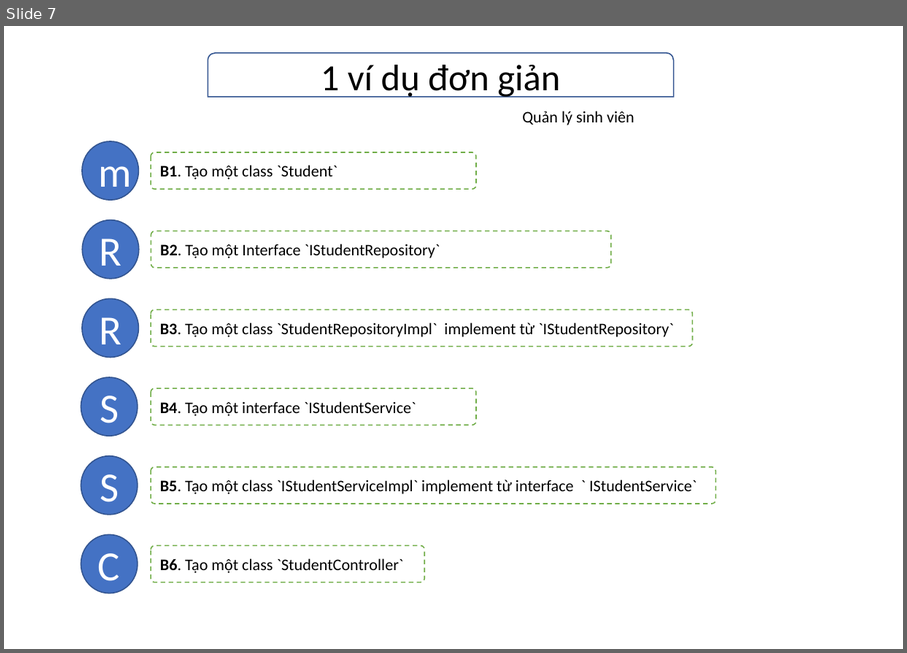
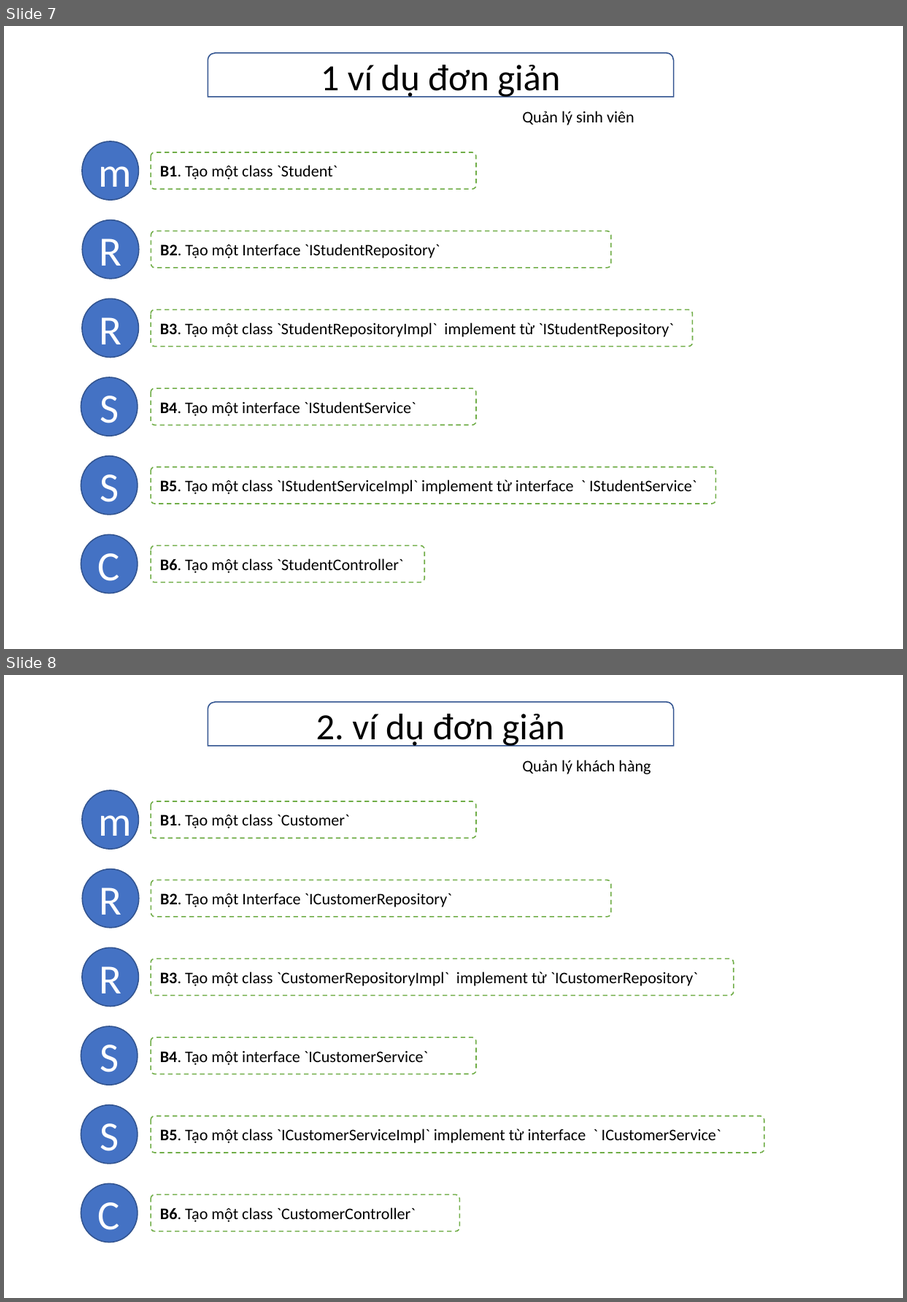
Before and after one commit to thanhviet05x1d/c0523g1_nguyen_thanh_viet_module2, a slide deck: src/ss04_lop_doi_tuong_java/ve UML.pptx. Shown one above the other, each under a label of ours: slide 7 before the commit, slides 7 and 8 after it. The pictures are 907x653 and 907x1302 pixels, drawn with LibreOffice and Linux fonts; fonts in the diff are those of the drawing. Boxes give left, top, right and bottom in pixels: in the first picture for what was removed or moved away, otherwise in the second. Text is boxed around its words. In the diff, an @@ line names an element or a change of style, - is before the commit and + after.

```diff
--- a/src/ss04_lop_doi_tuong_java/ve UML.pptx
+++ b/src/ss04_lop_doi_tuong_java/ve UML.pptx
@@ slide 8 added at box(4, 675, 903, 1298), background #FFFFFF @@
@@ round same rect added at box(208, 701, 674, 746), outline #325491 1 pt, 32 pt, text #000000 @@
+2. ví dụ đơn giản
@@ text added at box(522, 760, 651, 774), 14 pt, text #000000 @@
+Quản lý khách hàng
@@ ellipse added at box(82, 790, 138, 849), fill #4472C4, outline #325491 1 pt, 36 pt, text #FFFFFF @@
+m
@@ rounded rectangle added at box(151, 801, 476, 838), fill #FFFFFF, outline #70AD47 1 pt dashed, 14 pt, text #000000 @@
+B1. Tạo một class `Customer`
@@ ellipse added at box(82, 869, 138, 928), fill #4472C4, outline #325491 1 pt, 36 pt, text #FFFFFF @@
+R
@@ rounded rectangle added at box(151, 880, 611, 917), fill #FFFFFF, outline #70AD47 1 pt dashed, 14 pt, text #000000 @@
+B2. Tạo một Interface `ICustomerRepository`
@@ ellipse added at box(82, 947, 138, 1006), fill #4472C4, outline #325491 1 pt, 36 pt, text #FFFFFF @@
+R
@@ rounded rectangle added at box(151, 958, 734, 995), fill #FFFFFF, outline #70AD47 1 pt dashed, 14 pt, text #000000 @@
+B3. Tạo một class `CustomerRepositoryImpl` implement từ `ICustomerRepository`
@@ ellipse added at box(81, 1026, 138, 1085), fill #4472C4, outline #325491 1 pt, 36 pt, text #FFFFFF @@
+S
@@ rounded rectangle added at box(151, 1037, 476, 1074), fill #FFFFFF, outline #70AD47 1 pt dashed, 14 pt, text #000000 @@
+B4. Tạo một interface `ICustomerService`
@@ ellipse added at box(81, 1105, 138, 1164), fill #4472C4, outline #325491 1 pt, 36 pt, text #FFFFFF @@
+S
@@ rounded rectangle added at box(151, 1116, 765, 1152), fill #FFFFFF, outline #70AD47 1 pt dashed, 14 pt, text #000000 @@
+B5. Tạo một class `ICustomerServiceImpl` implement từ interface ` ICustomerService`
@@ ellipse added at box(81, 1183, 138, 1242), fill #4472C4, outline #325491 1 pt, 36 pt, text #FFFFFF @@
+C
@@ rounded rectangle added at box(151, 1195, 460, 1231), fill #FFFFFF, outline #70AD47 1 pt dashed, 14 pt, text #000000 @@
+B6. Tạo một class `CustomerController`
```
Also in this commit, not shown: 1 other file.
